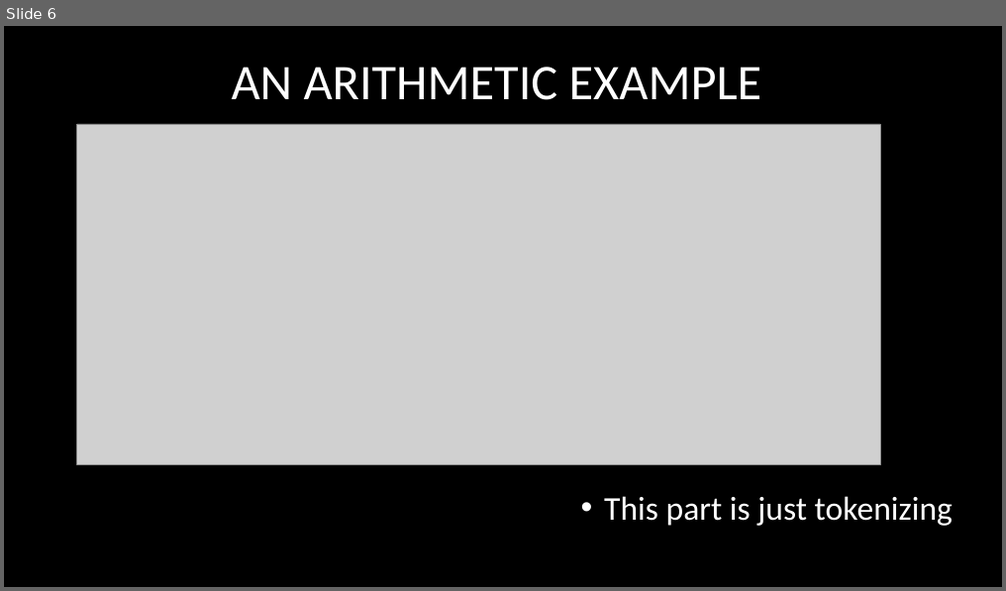
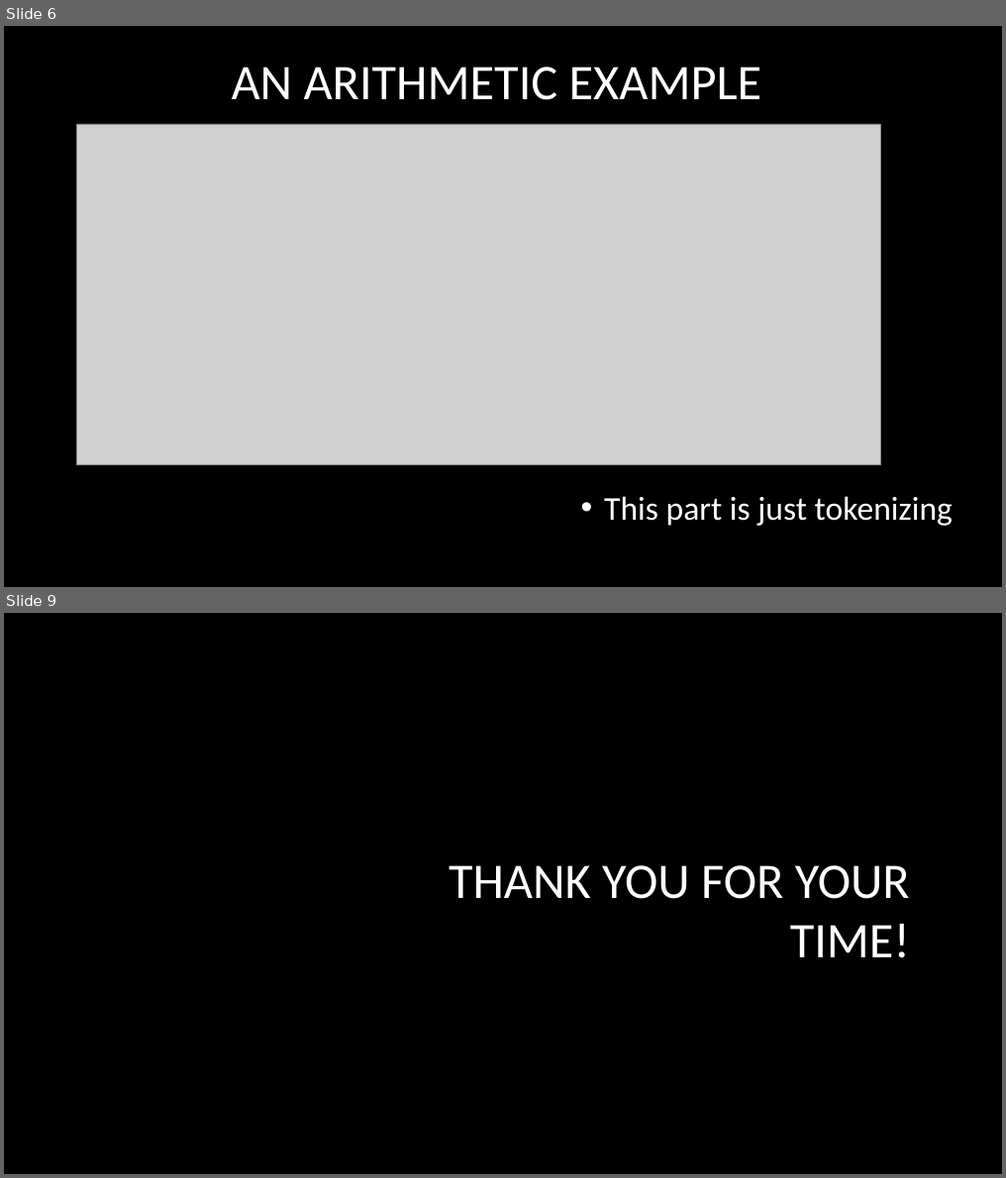
Before and after one commit to jisuansiwei2017/SDCT-2017-Fall, a slide deck: weekly_report/group1/report_group1_week9.pptx. Shown one above the other, each under a label of ours: slide 6 before the commit, slides 6 and 9 after it; the slides between them are not shown. The pictures are 1006x591 and 1006x1178 pixels, drawn with LibreOffice and Linux fonts; fonts in the diff are those of the drawing; grey boxes stand for pictures; background and template pictures are left out. Boxes give left, top, right and bottom in pixels: in the first picture for what was removed or moved away, otherwise in the second. Text is boxed around its words. In the diff, an @@ line names an element or a change of style, - is before the commit and + after.

```diff
--- a/weekly_report/group1/report_group1_week9.pptx
+++ b/weekly_report/group1/report_group1_week9.pptx
@@ slide 9 added at (4,613,1002,1174), background picture (left out) @@
@@ title added at (449,865,910,959), 48 pt, text #FFFFFF @@
+THANK YOU FOR YOUR TIME!
```
Also in this commit, not shown: 2 slides changed, 2 other slides added, 2 slides removed.
